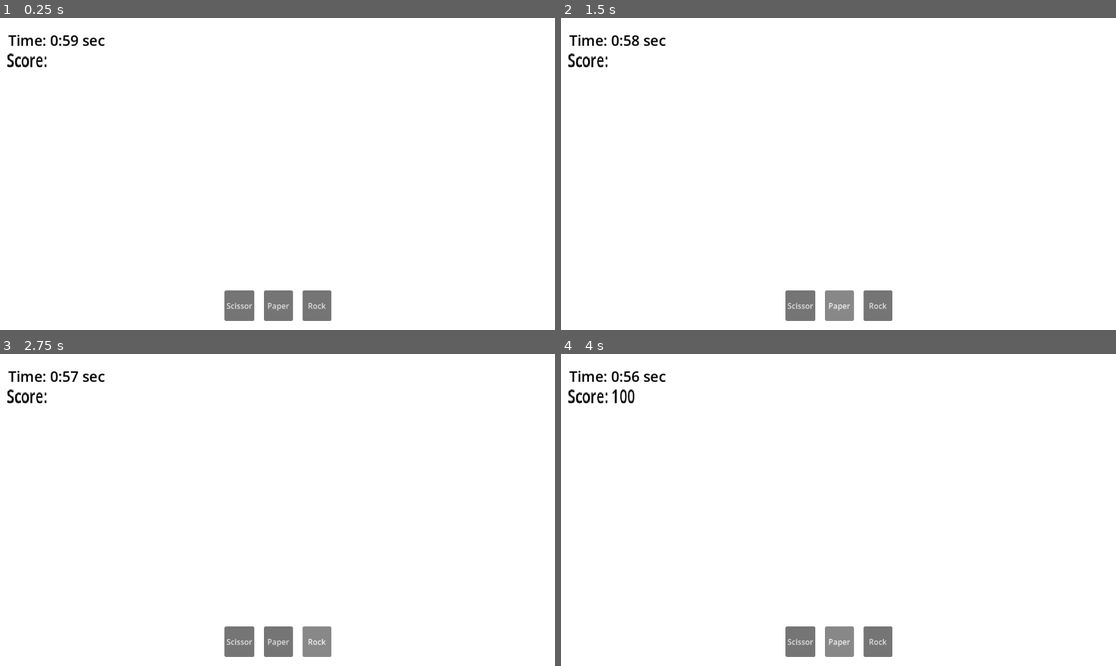
Above: before the commit, frames 1-4 (two rows, left to right).
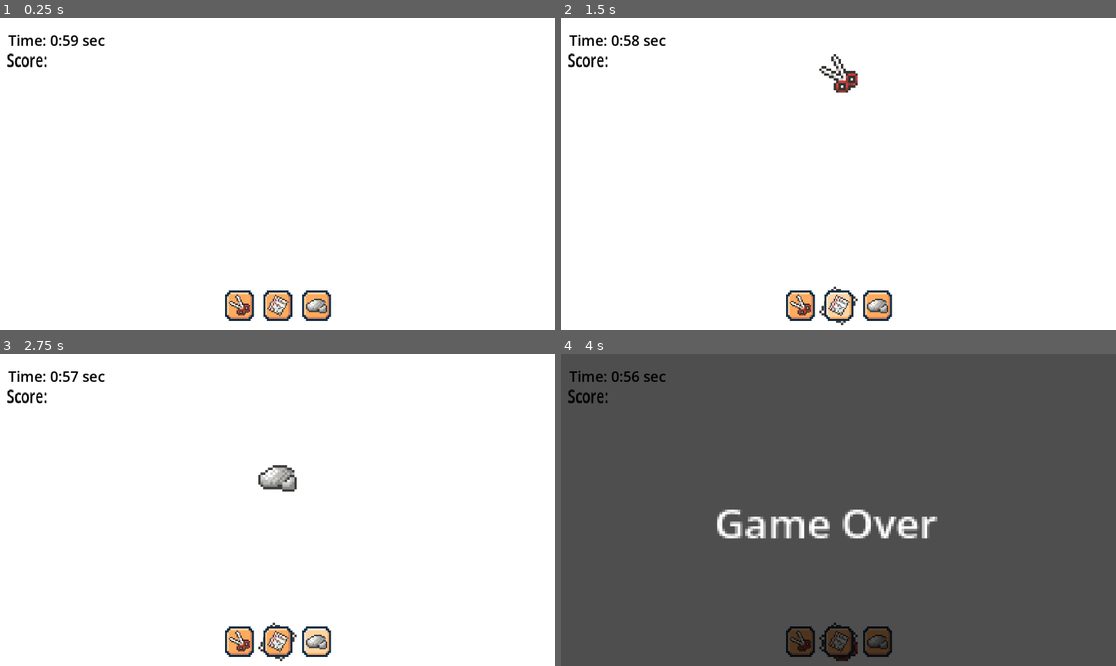
Above: after the commit, the same moments.

Repository: WebsterMiguelle/UnnamedRPS_MockProject
Game: Godot game, scene res://Scenes/background.tscn
Two runs of this game, one before a commit and one after it. Both use one fixed random seed, a clock stepped at 60 frames per second and the inputs below. Before the commit the project starts from res://background.tscn.
Inputs (mouse positions are in pixels of both pictures, inside the frame that each line leads up to):
- Up to frame 1 (0.25 s): no input
- Up to frame 2 (1.5 s): click (799, 305) at 0.5 s; click (838, 305) at 1.25 s
- Up to frame 3 (2.75 s): click (316, 641) at 2 s
- Up to frame 4 (4 s): click (799, 641) at 2.75 s; click (838, 641) at 3.5 s, where only the run before the commit has a clickable "Paper"

The runs differ from the first frame. In frame 1, 1.5% of the frame differs, in the area x 40-60%, y 87-98%; in frame 2, 1.9%; in frame 3, 2.0%; in frame 4, 99%, in the area x 0-100%, y 0-100%.

Commit message:
Big Aesthetic Update as well as fodler organization

Diff:
--- a/Circle.tscn
+++ /dev/null
@@ -1,15 +0,0 @@
-[gd_scene format=3 uid="uid://chgh2n15nmtah"]
-
-[ext_resource type="Script" uid="uid://wgtpnany1cdv" path="res://circle.gd" id="1_ot13w"]
-
-[sub_resource type="CircleShape2D" id="CircleShape2D_ot13w"]
-radius = 30.0
-
-[node name="circle" type="Node2D" unique_id=687958165]
-script = ExtResource("1_ot13w")
-
-[node name="Area2D" type="Area2D" parent="." unique_id=1947728827]
-
-[node name="CollisionShape2D" type="CollisionShape2D" parent="Area2D" unique_id=1194783480]
-shape = SubResource("CircleShape2D_ot13w")
-debug_color = Color(0.42318463, 9.0846794e-07, 3.128499e-07, 1)
--- a/Box.tscn
+++ b/Scenes/Box.tscn
@@ -1,17 +1,17 @@
 [gd_scene format=3 uid="uid://d2o6p7c7mhlxr"]
 
-[ext_resource type="Script" uid="uid://ccvyibobltoo8" path="res://color_rect.gd" id="1_0bkxv"]
-[ext_resource type="Script" uid="uid://dm4ama6yvehdp" path="res://background.gd" id="1_jm3vu"]
+[ext_resource type="Script" uid="uid://dm4ama6yvehdp" path="res://Scripts/background.gd" id="1_42nxc"]
+[ext_resource type="Script" uid="uid://ccvyibobltoo8" path="res://Scripts/color_rect.gd" id="2_mckbn"]
 
 [node name="Main" type="Node2D" unique_id=76817665]
-script = ExtResource("1_jm3vu")
+script = ExtResource("1_42nxc")
 
 [node name="ColorRect" type="ColorRect" parent="." unique_id=1359677457]
 offset_left = -6.0
 offset_top = 2.0
 offset_right = 1147.0
 offset_bottom = 656.0
-script = ExtResource("1_0bkxv")
+script = ExtResource("2_mckbn")
 
 [node name="CanvasLayer" type="CanvasLayer" parent="." unique_id=938028321]
 
@@ -66,15 +66,6 @@
 layout_mode = 2
 text = "Rock"
 
-[node name="Circle" parent="." unique_id=83111613]
-position = Vector2(87, 12)
-
-[node name="Square" parent="." unique_id=1951689086]
-position = Vector2(-19, 16)
-
-[node name="Triangle" parent="." unique_id=830929463]
-position = Vector2(385, 120)
-
 [connection signal="mouse_entered" from="CanvasLayer/HBoxContainer/Scissors" to="." method="_on_scissors_mouse_entered"]
 [connection signal="pressed" from="CanvasLayer/HBoxContainer/Scissors" to="." method="_on_scissors_pressed"]
 [connection signal="pressed" from="CanvasLayer/HBoxContainer/Paper" to="." method="_on_paper_pressed"]
--- /dev/null
+++ b/Scenes/Circle.tscn
@@ -0,0 +1,21 @@
+[gd_scene format=3 uid="uid://dps6qtwoket02"]
+
+[ext_resource type="Script" uid="uid://wgtpnany1cdv" path="res://Scripts/circle.gd" id="1_0qgdb"]
+[ext_resource type="Texture2D" uid="uid://bpqid0b3j45nr" path="res://ASSETS/Icons.png" id="2_jnffg"]
+
+[sub_resource type="AtlasTexture" id="AtlasTexture_j0i48"]
+atlas = ExtResource("2_jnffg")
+region = Rect2(0, 0, 16, 16)
+
+[sub_resource type="CircleShape2D" id="CircleShape2D_ot13w"]
+radius = 28.442924
+
+[node name="circle" type="Area2D" unique_id=359608244]
+script = ExtResource("1_0qgdb")
+
+[node name="Sprite2D" type="Sprite2D" parent="." unique_id=1944786258]
+scale = Vector2(5, 5)
+texture = SubResource("AtlasTexture_j0i48")
+
+[node name="CollisionShape2D" type="CollisionShape2D" parent="." unique_id=1194783480]
+shape = SubResource("CircleShape2D_ot13w")
--- /dev/null
+++ b/Scenes/Square.tscn
@@ -0,0 +1,21 @@
+[gd_scene format=3 uid="uid://cq8jx8knch17x"]
+
+[ext_resource type="Script" uid="uid://cp57scadgacvs" path="res://Scripts/square.gd" id="1_1dlly"]
+[ext_resource type="Texture2D" uid="uid://bpqid0b3j45nr" path="res://ASSETS/Icons.png" id="1_y4sij"]
+
+[sub_resource type="AtlasTexture" id="AtlasTexture_1dlly"]
+atlas = ExtResource("1_y4sij")
+region = Rect2(16, 0, 16, 16)
+
+[sub_resource type="CircleShape2D" id="CircleShape2D_y4sij"]
+radius = 27.166155
+
+[node name="Square" type="Area2D" unique_id=1901825666]
+script = ExtResource("1_1dlly")
+
+[node name="Sprite2D" type="Sprite2D" parent="." unique_id=1530337131]
+scale = Vector2(5, 5)
+texture = SubResource("AtlasTexture_1dlly")
+
+[node name="CollisionShape2D" type="CollisionShape2D" parent="." unique_id=800440697]
+shape = SubResource("CircleShape2D_y4sij")
--- a/Time.tscn
+++ b/Scenes/Time.tscn
@@ -1,6 +1,6 @@
 [gd_scene format=3 uid="uid://dtvfk7lrjpneb"]
 
-[ext_resource type="PackedScene" uid="uid://chucarwh7wvmd" path="res://background.tscn" id="1_87xcn"]
+[ext_resource type="PackedScene" uid="uid://chucarwh7wvmd" path="res://Scenes/background.tscn" id="1_87xcn"]
 
 [node name="Node2D" type="Node2D" unique_id=1041593751]
 
--- /dev/null
+++ b/Scenes/background.tscn
@@ -0,0 +1,189 @@
+[gd_scene format=3 uid="uid://chucarwh7wvmd"]
+
+[ext_resource type="Script" uid="uid://dm4ama6yvehdp" path="res://Scripts/background.gd" id="1_pojwb"]
+[ext_resource type="Script" uid="uid://ccvyibobltoo8" path="res://Scripts/color_rect.gd" id="2_4aqey"]
+[ext_resource type="Texture2D" uid="uid://4outa15memkd" path="res://ASSETS/Buttons.png" id="3_4aqey"]
+[ext_resource type="Texture2D" uid="uid://bpqid0b3j45nr" path="res://ASSETS/Icons.png" id="4_xgxeb"]
+
+[sub_resource type="AtlasTexture" id="AtlasTexture_xgxeb"]
+atlas = ExtResource("3_4aqey")
+region = Rect2(0, 0, 16, 16)
+
+[sub_resource type="AtlasTexture" id="AtlasTexture_4aqey"]
+atlas = ExtResource("3_4aqey")
+region = Rect2(0, 32, 16, 16)
+
+[sub_resource type="AtlasTexture" id="AtlasTexture_ltlj5"]
+atlas = ExtResource("3_4aqey")
+region = Rect2(0, 16, 16, 16)
+
+[sub_resource type="AtlasTexture" id="AtlasTexture_7ys8v"]
+atlas = ExtResource("4_xgxeb")
+region = Rect2(0, 16, 16, 16)
+
+[sub_resource type="AtlasTexture" id="AtlasTexture_rymcx"]
+atlas = ExtResource("3_4aqey")
+region = Rect2(0, 0, 16, 16)
+
+[sub_resource type="AtlasTexture" id="AtlasTexture_42s4r"]
+atlas = ExtResource("3_4aqey")
+region = Rect2(0, 32, 16, 16)
+
+[sub_resource type="AtlasTexture" id="AtlasTexture_kopta"]
+atlas = ExtResource("3_4aqey")
+region = Rect2(0, 16, 16, 16)
+
+[sub_resource type="AtlasTexture" id="AtlasTexture_1dkp5"]
+atlas = ExtResource("4_xgxeb")
+region = Rect2(16, 0, 16, 16)
+
+[sub_resource type="AtlasTexture" id="AtlasTexture_wi0l6"]
+atlas = ExtResource("3_4aqey")
+region = Rect2(0, 0, 16, 16)
+
+[sub_resource type="AtlasTexture" id="AtlasTexture_b4xn0"]
+atlas = ExtResource("3_4aqey")
+region = Rect2(0, 32, 16, 16)
+
+[sub_resource type="AtlasTexture" id="AtlasTexture_bdh0s"]
+atlas = ExtResource("3_4aqey")
+region = Rect2(0, 16, 16, 16)
+
+[sub_resource type="AtlasTexture" id="AtlasTexture_jn2ok"]
+atlas = ExtResource("4_xgxeb")
+region = Rect2(0, 0, 16, 16)
+
+[node name="Background" type="Node2D" unique_id=76817665]
+script = ExtResource("1_pojwb")
+player_speed = 500
+enemy_speed = 200
+
+[node name="ColorRect" type="ColorRect" parent="." unique_id=1359677457]
+offset_left = -1.0
+offset_right = 1152.0
+offset_bottom = 654.0
+script = ExtResource("2_4aqey")
+
+[node name="CanvasLayer" type="CanvasLayer" parent="." unique_id=938028321]
+
+[node name="Time Freenzy" type="Label" parent="CanvasLayer" unique_id=74249725]
+self_modulate = Color(0, 0, 0, 1)
+light_mask = 7
+visibility_layer = 127
+offset_left = 8.0
+offset_top = 25.0
+offset_right = 227.0
+offset_bottom = 67.0
+theme_override_colors/font_color = Color(1, 0, 0, 1)
+theme_override_font_sizes/font_size = 30
+text = "Time: 30:00 sec"
+horizontal_alignment = 1
+vertical_alignment = 1
+
+[node name="HBoxContainer" type="HBoxContainer" parent="CanvasLayer" unique_id=50806588]
+custom_minimum_size = Vector2(60, 60)
+anchors_preset = -1
+anchor_left = 0.5
+anchor_top = 0.95400006
+anchor_right = 0.5
+anchor_bottom = 1.0
+offset_left = -168.0
+offset_top = -52.192017
+offset_right = 171.0
+offset_bottom = -19.0
+grow_horizontal = 2
+grow_vertical = 0
+size_flags_horizontal = 3
+size_flags_stretch_ratio = 8.98
+theme_override_constants/separation = 20
+alignment = 1
+
+[node name="Scissors" type="TextureButton" parent="CanvasLayer/HBoxContainer" unique_id=1659871019]
+custom_minimum_size = Vector2(60, 60)
+layout_mode = 2
+size_flags_stretch_ratio = 3.0
+action_mode = 0
+texture_normal = SubResource("AtlasTexture_xgxeb")
+texture_pressed = SubResource("AtlasTexture_4aqey")
+texture_hover = SubResource("AtlasTexture_ltlj5")
+stretch_mode = 0
+
+[node name="Scissor Icon" type="Sprite2D" parent="CanvasLayer/HBoxContainer/Scissors" unique_id=2062179597]
+position = Vector2(29.699982, 29.999985)
+scale = Vector2(2.75, 2.75)
+texture = SubResource("AtlasTexture_7ys8v")
+
+[node name="Paper" type="TextureButton" parent="CanvasLayer/HBoxContainer" unique_id=471853114]
+custom_minimum_size = Vector2(60, 60)
+layout_mode = 2
+texture_normal = SubResource("AtlasTexture_rymcx")
+texture_pressed = SubResource("AtlasTexture_42s4r")
+texture_hover = SubResource("AtlasTexture_kopta")
+stretch_mode = 0
+
+[node name="Sprite2D" type="Sprite2D" parent="CanvasLayer/HBoxContainer/Paper" unique_id=1370531920]
+position = Vector2(29.999998, 30.999998)
+scale = Vector2(2.75, 2.75)
+texture = SubResource("AtlasTexture_1dkp5")
+
+[node name="Rock" type="TextureButton" parent="CanvasLayer/HBoxContainer" unique_id=1092247442]
+custom_minimum_size = Vector2(60, 60)
+layout_mode = 2
+texture_normal = SubResource("AtlasTexture_wi0l6")
+texture_pressed = SubResource("AtlasTexture_b4xn0")
+texture_hover = SubResource("AtlasTexture_bdh0s")
+stretch_mode = 0
+
+[node name="Sprite2D" type="Sprite2D" parent="CanvasLayer/HBoxContainer/Rock" unique_id=1233740449]
+position = Vector2(29.999998, 30.999998)
+scale = Vector2(2.75, 2.75)
+texture = SubResource("AtlasTexture_jn2ok")
+
+[node name="Game Over Screen" type="ColorRect" parent="CanvasLayer" unique_id=157600104]
+visible = false
+offset_right = 40.0
+offset_bottom = 40.0
+scale = Vector2(28.971739, 16.270847)
+color = Color(0, 0, 0, 0.69411767)
+
+[node name="Gane Over" type="Label" parent="CanvasLayer/Game Over Screen" unique_id=827447277]
+layout_mode = 1
+anchors_preset = 8
+anchor_left = 0.5
+anchor_top = 0.5
+anchor_right = 0.5
+anchor_bottom = 0.5
+offset_left = -6.9182854
+offset_top = -2.3610916
+offset_right = 76.08171
+offset_bottom = 20.638908
+grow_horizontal = 2
+grow_vertical = 2
+scale = Vector2(0.18347766, 0.30925906)
+text = "Game Over"
+horizontal_alignment = 1
+
+[node name="Enemy Timer" type="Timer" parent="." unique_id=1917302056]
+wait_time = 3.0
+autostart = true
+
+[node name="CanvasLayer2" type="CanvasLayer" parent="." unique_id=1081792358]
+
+[node name="Score" type="Label" parent="CanvasLayer2" unique_id=1307053088]
+custom_minimum_size = Vector2(60, 20)
+anchors_preset = 10
+anchor_right = 1.0
+offset_left = 14.0
+offset_top = 59.999996
+offset_right = 14.0
+offset_bottom = 102.0
+grow_horizontal = 2
+scale = Vector2(1.1427871, 1.5620707)
+theme_override_colors/font_color = Color(0, 0, 0, 1)
+theme_override_font_sizes/font_size = 25
+text = "Score:"
+
+[connection signal="pressed" from="CanvasLayer/HBoxContainer/Scissors" to="." method="_on_scissors_pressed"]
+[connection signal="pressed" from="CanvasLayer/HBoxContainer/Paper" to="." method="_on_paper_pressed"]
+[connection signal="pressed" from="CanvasLayer/HBoxContainer/Rock" to="." method="_on_rock_pressed"]
+[connection signal="timeout" from="Enemy Timer" to="." method="_on_enemy_timer_timeout"]
--- /dev/null
+++ b/Scenes/triangle.tscn
@@ -0,0 +1,21 @@
+[gd_scene format=3 uid="uid://cssi7uxtrg4qr"]
+
+[ext_resource type="Script" uid="uid://cog0rmh3s3mf" path="res://Scripts/triangle.gd" id="1_4roi2"]
+[ext_resource type="Texture2D" uid="uid://bpqid0b3j45nr" path="res://ASSETS/Icons.png" id="1_5f5wb"]
+
+[sub_resource type="AtlasTexture" id="AtlasTexture_4roi2"]
+atlas = ExtResource("1_5f5wb")
+region = Rect2(0, 16, 16, 16)
+
+[sub_resource type="CircleShape2D" id="CircleShape2D_idvkf"]
+radius = 27.45906
+
+[node name="triangle" type="Area2D" unique_id=2086610785]
+script = ExtResource("1_4roi2")
+
+[node name="Sprite2D" type="Sprite2D" parent="." unique_id=363585374]
+scale = Vector2(5, 5)
+texture = SubResource("AtlasTexture_4roi2")
+
+[node name="CollisionShape2D" type="CollisionShape2D" parent="." unique_id=1068785958]
+shape = SubResource("CircleShape2D_idvkf")
--- a/background.gd
+++ b/Scripts/background.gd
@@ -1,8 +1,8 @@
 extends Node2D
 
-@onready var triangle_scene = preload("res://triangle.tscn")
-@onready var square_scene = preload("res://square.tscn")
-@onready var circle_scene = preload("res://circle.tscn")
+@onready var triangle_scene = preload("res://Scenes/triangle.tscn")
+@onready var square_scene = preload("res://Scenes/square.tscn")
+@onready var circle_scene = preload("res://Scenes/circle.tscn")
 @onready var game_over_screen = get_node("CanvasLayer/Game Over Screen")
 
 const PLAYER_LINE_Y = 400
--- a/Square.tscn
+++ /dev/null
@@ -1,16 +0,0 @@
-[gd_scene format=3 uid="uid://dwnsryfse8r3s"]
-
-[ext_resource type="Script" uid="uid://cp57scadgacvs" path="res://square.gd" id="1_2eeqm"]
-
-[sub_resource type="RectangleShape2D" id="RectangleShape2D_2eeqm"]
-
-[node name="Square" type="Node2D" unique_id=1330030281]
-position = Vector2(0, 1)
-script = ExtResource("1_2eeqm")
-
-[node name="Area2D" type="Area2D" parent="." unique_id=1778728690]
-
-[node name="CollisionShape2D" type="CollisionShape2D" parent="Area2D" unique_id=800440697]
-scale = Vector2(2.5, 2.5)
-shape = SubResource("RectangleShape2D_2eeqm")
-debug_color = Color(0, 0.25882354, 0.57254905, 1)
--- a/Triangle.tscn
+++ /dev/null
@@ -1,11 +0,0 @@
-[gd_scene format=3 uid="uid://c2dfcg4f1eu2j"]
-
-[ext_resource type="Script" uid="uid://cog0rmh3s3mf" path="res://triangle.gd" id="1_idvkf"]
-
-[node name="triangle" type="Node2D" unique_id=830929463]
-script = ExtResource("1_idvkf")
-
-[node name="Area2D" type="Area2D" parent="." unique_id=1903506441]
-
-[node name="CollisionPolygon2D" type="CollisionPolygon2D" parent="Area2D" unique_id=1598284212]
-polygon = PackedVector2Array(0, -25, 25, 25, -25, 25)
--- a/background.tscn
+++ /dev/null
@@ -1,115 +0,0 @@
-[gd_scene format=3 uid="uid://chucarwh7wvmd"]
-
-[ext_resource type="Script" uid="uid://ccvyibobltoo8" path="res://color_rect.gd" id="1_oabld"]
-[ext_resource type="Script" uid="uid://dm4ama6yvehdp" path="res://background.gd" id="2_xehqc"]
-
-[node name="Background" type="Node2D" unique_id=76817665]
-script = ExtResource("2_xehqc")
-
-[node name="ColorRect" type="ColorRect" parent="." unique_id=1359677457]
-offset_left = -1.0
-offset_right = 1152.0
-offset_bottom = 654.0
-script = ExtResource("1_oabld")
-
-[node name="CanvasLayer" type="CanvasLayer" parent="." unique_id=938028321]
-
-[node name="Time Freenzy" type="Label" parent="CanvasLayer" unique_id=74249725]
-self_modulate = Color(0, 0, 0, 1)
-light_mask = 7
-visibility_layer = 127
-offset_left = 8.0
-offset_top = 25.0
-offset_right = 227.0
-offset_bottom = 67.0
-theme_override_colors/font_color = Color(1, 0, 0, 1)
-theme_override_font_sizes/font_size = 30
-text = "Time: 30:00 sec"
-horizontal_alignment = 1
-vertical_alignment = 1
-
-[node name="HBoxContainer" type="HBoxContainer" parent="CanvasLayer" unique_id=50806588]
-custom_minimum_size = Vector2(60, 60)
-anchors_preset = -1
-anchor_left = 0.5
-anchor_top = 0.95400006
-anchor_right = 0.5
-anchor_bottom = 1.0
-offset_left = -168.0
-offset_top = -52.192017
-offset_right = 171.0
-offset_bottom = -19.0
-grow_horizontal = 2
-grow_vertical = 0
-size_flags_horizontal = 3
-size_flags_stretch_ratio = 8.98
-theme_override_constants/separation = 20
-alignment = 1
-
-[node name="Scissors" type="Button" parent="CanvasLayer/HBoxContainer" unique_id=1128328781]
-custom_minimum_size = Vector2(60, 60)
-layout_mode = 2
-size_flags_stretch_ratio = 3.0
-action_mode = 0
-text = "Scissor"
-icon_alignment = 1
-expand_icon = true
-
-[node name="Paper" type="Button" parent="CanvasLayer/HBoxContainer" unique_id=1618276868]
-custom_minimum_size = Vector2(60, 60)
-layout_mode = 2
-text = "Paper"
-
-[node name="Rock" type="Button" parent="CanvasLayer/HBoxContainer" unique_id=1378380604]
-custom_minimum_size = Vector2(60, 60)
-layout_mode = 2
-text = "Rock"
-
-[node name="Game Over Screen" type="ColorRect" parent="CanvasLayer" unique_id=157600104]
-visible = false
-offset_right = 40.0
-offset_bottom = 40.0
-scale = Vector2(28.971739, 16.270847)
-color = Color(0, 0, 0, 0.69411767)
-
-[node name="Gane Over" type="Label" parent="CanvasLayer/Game Over Screen" unique_id=827447277]
-layout_mode = 1
-anchors_preset = 8
-anchor_left = 0.5
-anchor_top = 0.5
-anchor_right = 0.5
-anchor_bottom = 0.5
-offset_left = -6.9182854
-offset_top = -2.3610916
-offset_right = 76.08171
-offset_bottom = 20.638908
-grow_horizontal = 2
-grow_vertical = 2
-scale = Vector2(0.18347766, 0.30925906)
-text = "Game Over"
-horizontal_alignment = 1
-
-[node name="Enemy Timer" type="Timer" parent="." unique_id=1917302056]
-wait_time = 3.0
-autostart = true
-
-[node name="CanvasLayer2" type="CanvasLayer" parent="." unique_id=1081792358]
-
-[node name="Score" type="Label" parent="CanvasLayer2" unique_id=1307053088]
-custom_minimum_size = Vector2(60, 20)
-anchors_preset = 10
-anchor_right = 1.0
-offset_left = 14.0
-offset_top = 59.999996
-offset_right = 14.0
-offset_bottom = 102.0
-grow_horizontal = 2
-scale = Vector2(1.1427871, 1.5620707)
-theme_override_colors/font_color = Color(0, 0, 0, 1)
-theme_override_font_sizes/font_size = 25
-text = "Score:"
-
-[connection signal="pressed" from="CanvasLayer/HBoxContainer/Scissors" to="." method="_on_scissors_pressed"]
-[connection signal="pressed" from="CanvasLayer/HBoxContainer/Paper" to="." method="_on_paper_pressed"]
-[connection signal="pressed" from="CanvasLayer/HBoxContainer/Rock" to="." method="_on_rock_pressed"]
-[connection signal="timeout" from="Enemy Timer" to="." method="_on_enemy_timer_timeout"]
--- a/circle.tscn
+++ /dev/null
@@ -1,15 +0,0 @@
-[gd_scene format=3 uid="uid://chgh2n15nmtah"]
-
-[ext_resource type="Script" uid="uid://wgtpnany1cdv" path="res://circle.gd" id="1_ot13w"]
-
-[sub_resource type="CircleShape2D" id="CircleShape2D_ot13w"]
-radius = 30.0
-
-[node name="circle" type="Node2D" unique_id=687958165]
-script = ExtResource("1_ot13w")
-
-[node name="Area2D" type="Area2D" parent="." unique_id=1947728827]
-
-[node name="CollisionShape2D" type="CollisionShape2D" parent="Area2D" unique_id=1194783480]
-shape = SubResource("CircleShape2D_ot13w")
-debug_color = Color(0.42318463, 9.0846794e-07, 3.128499e-07, 1)
--- a/project.godot
+++ b/project.godot
@@ -14,6 +14,7 @@
 run/main_scene="uid://chucarwh7wvmd"
 config/features=PackedStringArray("4.6", "GL Compatibility")
 config/icon="res://icon.svg"
+run/canvas_textures/default_texture_filter=1
 
 [physics]
 
@@ -23,3 +24,5 @@
 
 textures/canvas_textures/default_texture_filter=0
 rendering_device/driver.windows="d3d12"
+renderer/rendering_method="gl_compatibility"
+renderer/rendering_method.mobile="gl_compatibility"
--- a/square.tscn
+++ /dev/null
@@ -1,16 +0,0 @@
-[gd_scene format=3 uid="uid://dwnsryfse8r3s"]
-
-[ext_resource type="Script" uid="uid://cp57scadgacvs" path="res://square.gd" id="1_2eeqm"]
-
-[sub_resource type="RectangleShape2D" id="RectangleShape2D_2eeqm"]
-
-[node name="Square" type="Node2D" unique_id=1330030281]
-position = Vector2(0, 1)
-script = ExtResource("1_2eeqm")
-
-[node name="Area2D" type="Area2D" parent="." unique_id=1778728690]
-
-[node name="CollisionShape2D" type="CollisionShape2D" parent="Area2D" unique_id=800440697]
-scale = Vector2(2.5, 2.5)
-shape = SubResource("RectangleShape2D_2eeqm")
-debug_color = Color(0, 0.25882354, 0.57254905, 1)
--- a/triangle.tscn
+++ /dev/null
@@ -1,11 +0,0 @@
-[gd_scene format=3 uid="uid://c2dfcg4f1eu2j"]
-
-[ext_resource type="Script" uid="uid://cog0rmh3s3mf" path="res://triangle.gd" id="1_idvkf"]
-
-[node name="triangle" type="Node2D" unique_id=830929463]
-script = ExtResource("1_idvkf")
-
-[node name="Area2D" type="Area2D" parent="." unique_id=1903506441]
-
-[node name="CollisionPolygon2D" type="CollisionPolygon2D" parent="Area2D" unique_id=1598284212]
-polygon = PackedVector2Array(0, -25, 25, 25, -25, 25)
Binary file added: ASSETS/Buttons.png
Not shown, added: ASSETS/Buttons.png.import
Renamed: Enemy_timer.gd -> Scripts/Enemy_timer.gd
Renamed: Enemy_timer.gd.uid -> Scripts/Enemy_timer.gd.uid
Renamed: background.gd.uid -> Scripts/background.gd.uid
Renamed: box.gd -> Scripts/box.gd
Renamed: box.gd.uid -> Scripts/box.gd.uid
Renamed: circle.gd -> Scripts/circle.gd
Renamed: circle.gd.uid -> Scripts/circle.gd.uid
Renamed: color_rect.gd -> Scripts/color_rect.gd
Renamed: color_rect.gd.uid -> Scripts/color_rect.gd.uid
Renamed: game_over.gd -> Scripts/game_over.gd
(and 5 more such lines)
